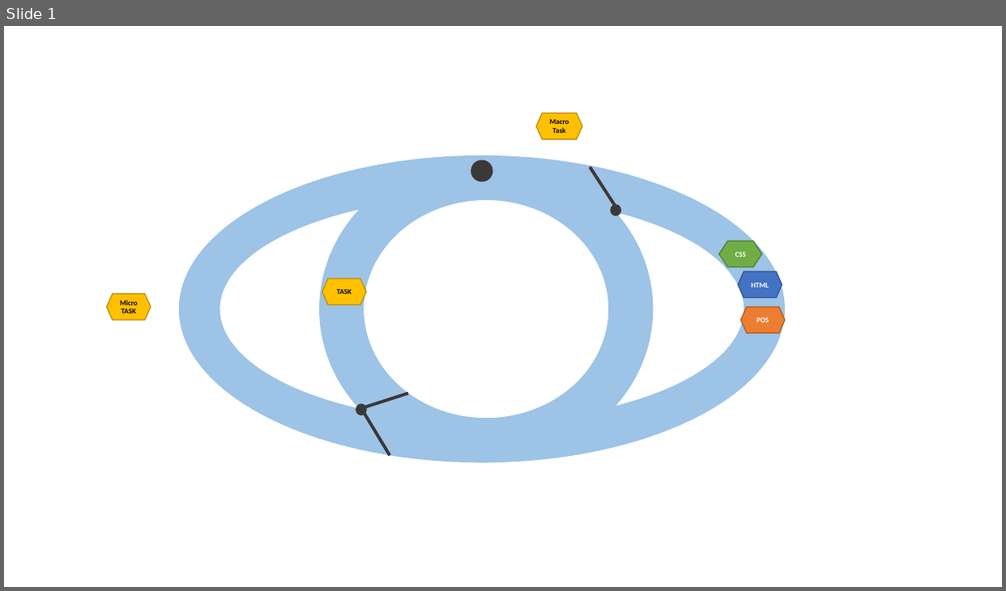
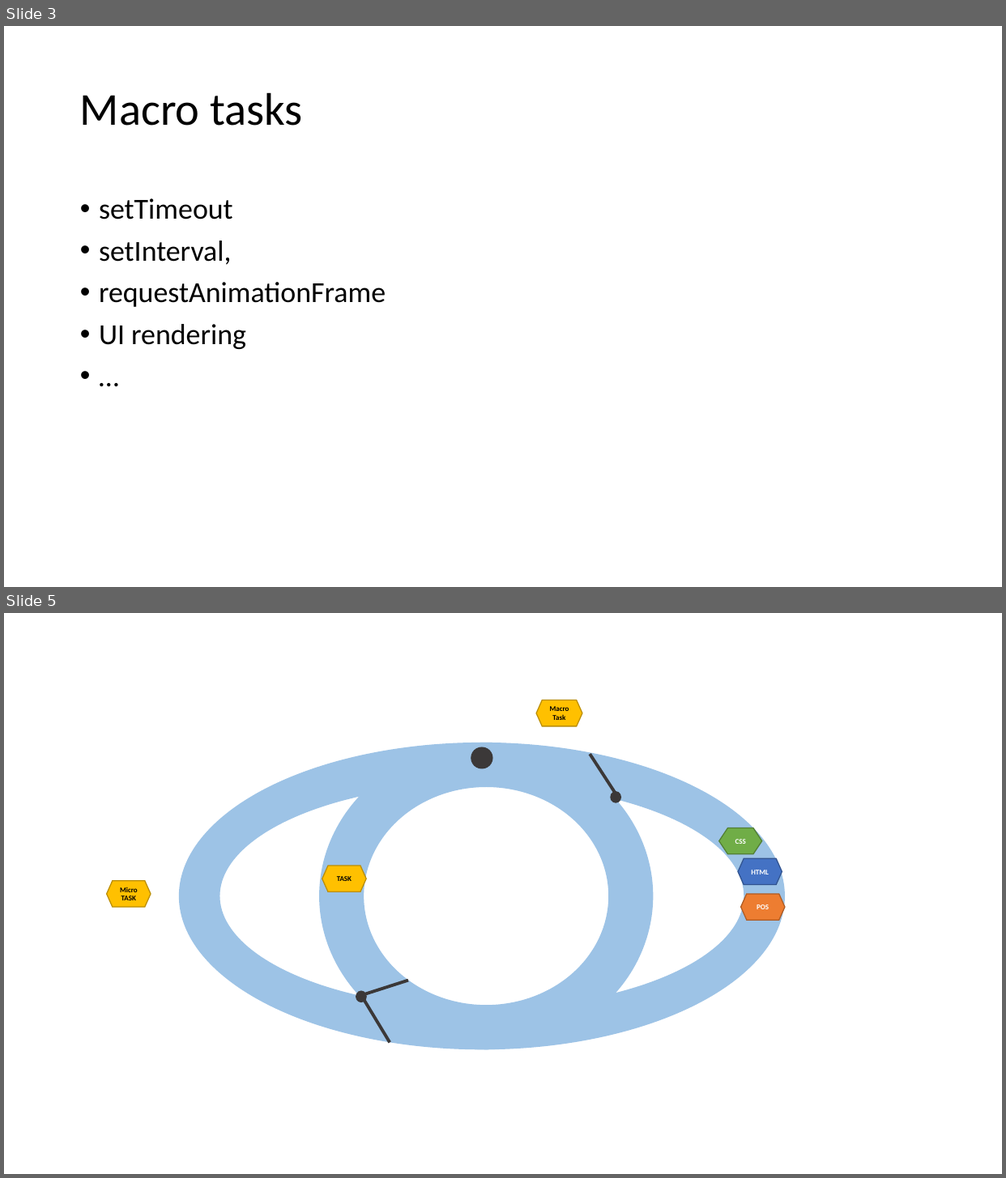
Before and after one commit to AyoubBouarrha/rxjs-lab, a slide deck: presentation.pptx. Shown one above the other, each under a label of ours: slide 1 before the commit, slides 3 and 5 after it; the slides between them are not shown. The pictures are 1006x591 and 1006x1178 pixels, drawn with LibreOffice and Linux fonts; fonts in the diff are those of the drawing. Boxes give left, top, right and bottom in pixels: in the first picture for what was removed or moved away, otherwise in the second. Text is boxed around its words. In the diff, an @@ line names an element or a change of style, - is before the commit and + after.

Commit message:
update presentation

```diff
--- a/presentation.pptx
+++ b/presentation.pptx
@@ slide 3 added at bbox=[4, 26, 1002, 587], background #FFFFFF @@
@@ title added at bbox=[80, 92, 303, 126], 44 pt, text #000000 @@
+Macro tasks
@@ text added at bbox=[99, 199, 386, 349], 28 pt, text #000000 @@
+• setTimeout
+• setInterval,
+• requestAnimationFrame
+• UI rendering
+• …
@@ what was slide 1 is now slide 5 @@
```
Also in this commit, not shown: 4 other slides added.
